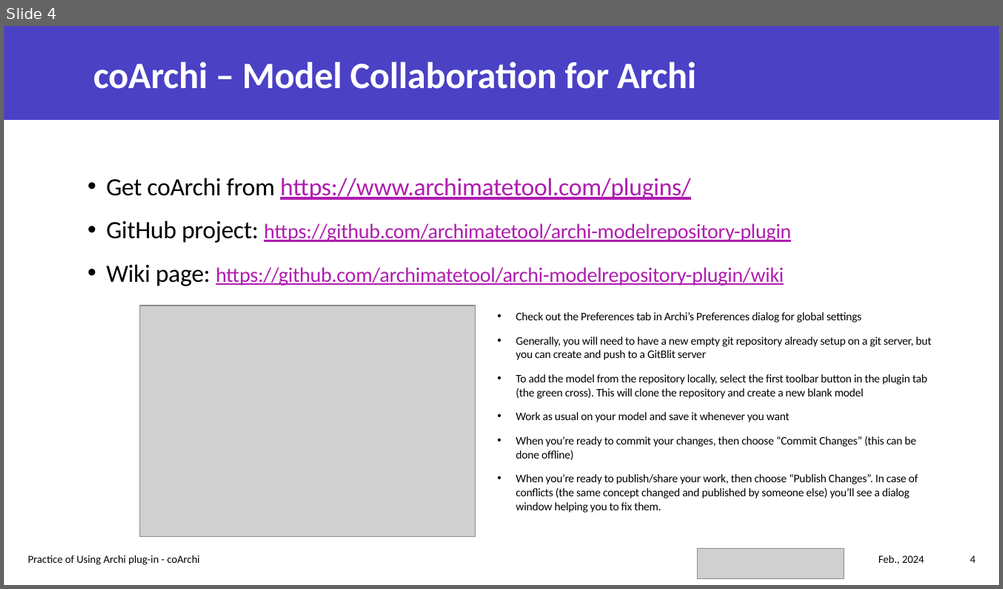
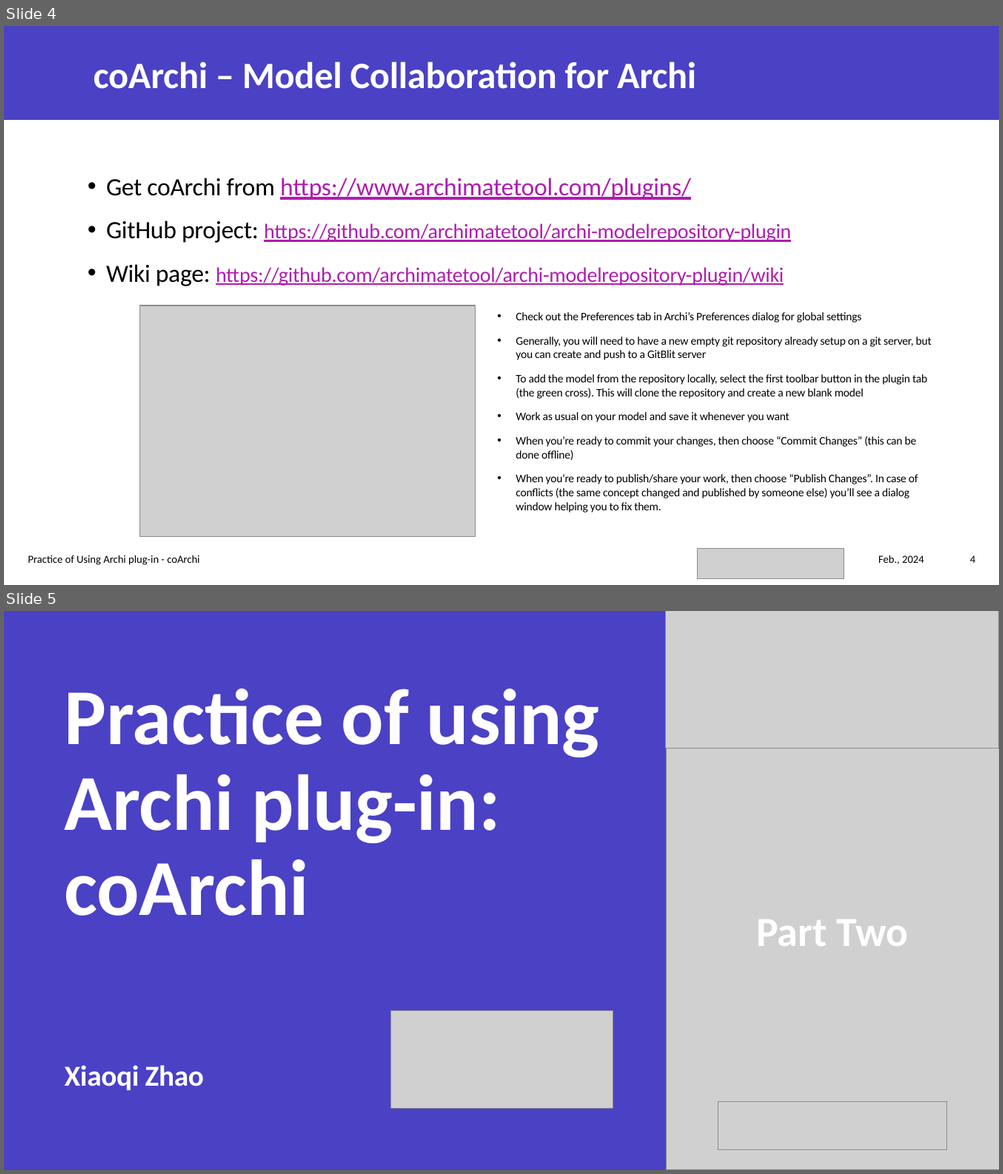
Before and after one commit to yasenstar/EA, a slide deck: architool/Using-coArchi.pptx. Shown one above the other, each under a label of ours: slide 4 before the commit, slides 4 and 5 after it. The pictures are 1003x589 and 1003x1174 pixels, drawn with LibreOffice and Linux fonts; fonts in the diff are those of the drawing; grey boxes stand for pictures. Boxes give left, top, right and bottom in pixels: in the first picture for what was removed or moved away, otherwise in the second. Text is boxed around its words. In the diff, an @@ line names an element or a change of style, - is before the commit and + after.

```diff
--- a/architool/Using-coArchi.pptx
+++ b/architool/Using-coArchi.pptx
@@ slide 5 added at [4,611,999,1170], background #FFFFFF @@
@@ rectangle added at [4,611,666,1170], fill #4A41C5 @@
@@ picture added at [666,611,999,1170] @@
@@ picture added at [666,611,999,749] @@
@@ title added at [65,688,600,916], 76.5 pt, text #FFFFFF, bold @@
+Practice of using Archi plug-in: coArchi
@@ text added at [756,920,908,946], 40 pt, text #FFFFFF, bold @@
+Part Two
@@ picture added at [390,1011,613,1109] @@
@@ subtitle added at [65,1065,204,1091], 28 pt, text #FFFFFF, bold @@
+Xiaoqi Zhao
@@ picture added at [717,1102,946,1150] @@
```
Also in this commit, not shown: 1 slide changed.
